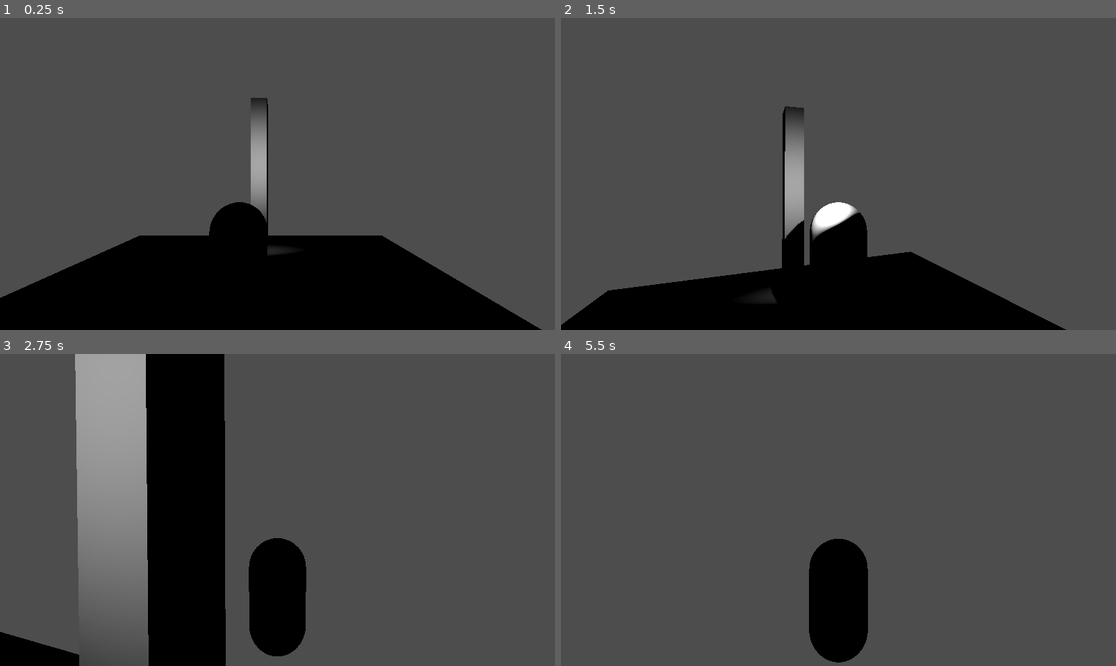
Above: before the commit, frames 1-4 (two rows, left to right).
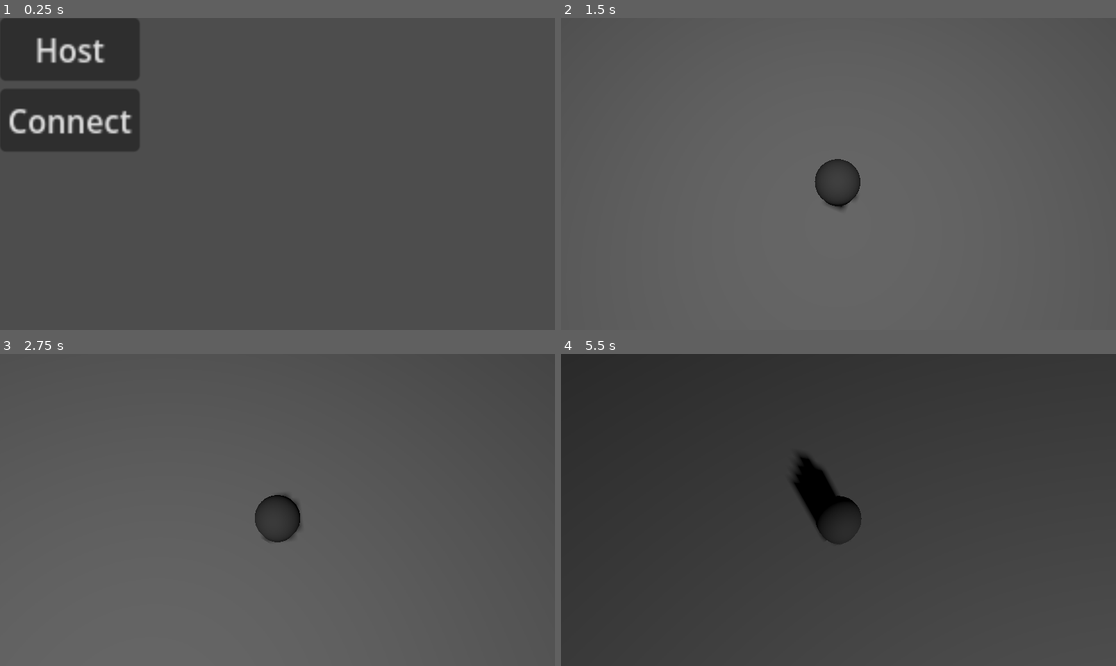
Above: after the commit, the same moments.

Repository: Nirleka-Studio/asymptote-godot
Game: Godot game, scene res://scenes/startup.tscn
Two runs of this game, one before a commit and one after it. Both use one fixed random seed, a clock stepped at 60 frames per second and the inputs below. Before the commit the project starts from res://scenes/test_movement.tscn.
Inputs (mouse positions are in pixels of both pictures, inside the frame that each line leads up to):
- Up to frame 1 (0.25 s): no input
- Up to frame 2 (1.5 s): click (633, 49) at 0.5 s, where only the run after the commit has a clickable "Host"; move the mouse to (866, 174) at 1.27 s; hold W (move_forward) from 1.28 s (still down); tap Space (jump) at 1.35 s
- Up to frame 3 (2.75 s): keep holding W (move_forward); tap Space (jump) at 1.52, 1.82, 2.27, 2.3, 2.57 s; move the mouse to (249, 510) at 2.02 s; right-click (249, 510) at 2.1 s
- Up to frame 4 (5.5 s): keep holding W (move_forward); move the mouse to (849, 503) at 2.77 s; tap Space (jump) at 2.85, 3.77, 3.8, 4.07, 4.35, 4.52, 4.82, 5.27, 5.3 s; move the mouse to (832, 516) at 3.52 s; right-click (832, 516) at 3.6 s; move the mouse to (877, 513) at 4.27 s; tap Escape (ui_cancel) at 4.9 s; move the mouse to (794, 506) at 5.02 s; right-click (794, 506) at 5.1 s

The runs differ from the first frame. In frame 1, 34% of the frame differs, in the area x 0-98%, y 0-100%; in frame 2, 19%; in frame 3, 28%; in frame 4, 24%.

Commit message:
feat(character & network)!: basic multiplayer movement

Diff:
--- a/project.godot
+++ b/project.godot
@@ -11,9 +11,14 @@
 [application]
 
 config/name="Asymptote"
-run/main_scene="uid://dv7si4xm31dvm"
+run/main_scene="uid://cqu4kcufgsl0d"
 config/features=PackedStringArray("4.6", "Forward Plus")
 config/icon="res://icon.svg"
+
+[display]
+
+window/size/viewport_width=1920
+window/size/viewport_height=1080
 
 [input]
 
--- /dev/null
+++ b/scenes/level.tscn
@@ -0,0 +1,38 @@
+[gd_scene format=3 uid="uid://cyhae2muwf70a"]
+
+[ext_resource type="Script" uid="uid://dpwpxnlca0a6l" path="res://src/server/level/Level.gd" id="1_2q6dc"]
+
+[sub_resource type="StandardMaterial3D" id="StandardMaterial3D_2q6dc"]
+
+[sub_resource type="BoxMesh" id="BoxMesh_w7c3h"]
+
+[sub_resource type="BoxShape3D" id="BoxShape3D_2q6dc"]
+
+[node name="World" type="Node3D" unique_id=1099873012]
+script = ExtResource("1_2q6dc")
+
+[node name="Players" type="Node3D" parent="." unique_id=378380871]
+
+[node name="PlayerSpawner" type="MultiplayerSpawner" parent="." unique_id=969502010]
+_spawnable_scenes = PackedStringArray("uid://vuhh772oec5y")
+spawn_path = NodePath("../Players")
+spawn_limit = 4
+
+[node name="Map" type="Node3D" parent="." unique_id=1268467694]
+
+[node name="MeshInstance3D" type="MeshInstance3D" parent="Map" unique_id=1912425699]
+transform = Transform3D(50, 0, 0, 0, 1, 0, 0, 0, 50, 0, 0, 0)
+material_override = SubResource("StandardMaterial3D_2q6dc")
+mesh = SubResource("BoxMesh_w7c3h")
+
+[node name="StaticBody3D" type="StaticBody3D" parent="Map/MeshInstance3D" unique_id=2100479162]
+
+[node name="CollisionShape3D" type="CollisionShape3D" parent="Map/MeshInstance3D/StaticBody3D" unique_id=139099991]
+shape = SubResource("BoxShape3D_2q6dc")
+
+[node name="OmniLight3D" type="OmniLight3D" parent="Map" unique_id=2065141232]
+transform = Transform3D(1, 0, 0, 0, 1, 0, 0, 0, 1, 0, 15.170975, 0)
+light_energy = 1.942
+light_size = 0.098
+shadow_enabled = true
+omni_range = 55.8
--- a/scenes/player.tscn
+++ b/scenes/player.tscn
@@ -7,8 +7,23 @@
 
 [sub_resource type="CapsuleMesh" id="CapsuleMesh_3vyb7"]
 
-[node name="CharacterBody3D" type="CharacterBody3D" unique_id=1231463351]
+[sub_resource type="SceneReplicationConfig" id="SceneReplicationConfig_g2els"]
+properties/0/path = NodePath(".:position")
+properties/0/spawn = true
+properties/0/replication_mode = 2
+properties/1/path = NodePath(".:velocity")
+properties/1/spawn = true
+properties/1/replication_mode = 2
+properties/2/path = NodePath(".:player")
+properties/2/spawn = true
+properties/2/replication_mode = 0
+
+[sub_resource type="SceneReplicationConfig" id="SceneReplicationConfig_qhqgy"]
+
+[node name="Player" type="CharacterBody3D" unique_id=1231463351]
 script = ExtResource("1_3vyb7")
+jumping = null
+player = null
 
 [node name="CollisionShape3D" type="CollisionShape3D" parent="." unique_id=749973906]
 shape = SubResource("CapsuleShape3D_sh265")
@@ -22,3 +37,10 @@
 distance = 4.0
 
 [node name="Camera3D" type="Camera3D" parent="CameraPivot" unique_id=152193574]
+
+[node name="ServerSynchronizer" type="MultiplayerSynchronizer" parent="." unique_id=368245620]
+replication_config = SubResource("SceneReplicationConfig_g2els")
+
+[node name="PlayerInput" type="MultiplayerSynchronizer" parent="." unique_id=1963860517]
+root_path = NodePath(".")
+replication_config = SubResource("SceneReplicationConfig_qhqgy")
--- /dev/null
+++ b/scenes/startup.tscn
@@ -0,0 +1,39 @@
+[gd_scene format=3 uid="uid://cqu4kcufgsl0d"]
+
+[ext_resource type="Script" uid="uid://dj05h3oxextel" path="res://src/client/Startup.gd" id="1_t87yh"]
+[ext_resource type="Script" uid="uid://d02cf4qqdn2vn" path="res://src/client/ui/EscapeMenu.gd" id="2_tpfpu"]
+
+[node name="Startup" type="Node" unique_id=1580243688]
+script = ExtResource("1_t87yh")
+
+[node name="EscapeMenu" type="Node" parent="." unique_id=702721892]
+script = ExtResource("2_tpfpu")
+
+[node name="LevelSpawner" type="MultiplayerSpawner" parent="." unique_id=2014141025]
+_spawnable_scenes = PackedStringArray("uid://cyhae2muwf70a")
+spawn_path = NodePath("..")
+spawn_limit = 1
+
+[node name="UI" type="Control" parent="." unique_id=128879199]
+layout_mode = 3
+anchors_preset = 0
+offset_right = 40.0
+offset_bottom = 40.0
+
+[node name="VBoxContainer" type="VBoxContainer" parent="UI" unique_id=780333019]
+layout_mode = 0
+offset_right = 40.0
+offset_bottom = 40.0
+scale = Vector2(6.715235, 7.0047736)
+
+[node name="ButtonHost" type="Button" parent="UI/VBoxContainer" unique_id=844509998]
+layout_mode = 2
+text = "Host"
+
+[node name="ButtonConnect" type="Button" parent="UI/VBoxContainer" unique_id=411356378]
+layout_mode = 2
+text = "Connect
+"
+
+[connection signal="pressed" from="UI/VBoxContainer/ButtonHost" to="." method="_on_host_pressed"]
+[connection signal="pressed" from="UI/VBoxContainer/ButtonConnect" to="." method="_on_client_pressed"]
--- a/scenes/test_movement.tscn
+++ /dev/null
@@ -1,39 +0,0 @@
-[gd_scene format=3 uid="uid://dv7si4xm31dvm"]
-
-[ext_resource type="PackedScene" uid="uid://vuhh772oec5y" path="res://scenes/player.tscn" id="1_bftkb"]
-
-[sub_resource type="BoxShape3D" id="BoxShape3D_27mbn"]
-
-[sub_resource type="BoxMesh" id="BoxMesh_6wnlg"]
-
-[sub_resource type="PhysicsMaterial" id="PhysicsMaterial_bftkb"]
-
-[node name="TestMovement" type="Node3D" unique_id=569995074]
-
-[node name="StaticBody3D" type="StaticBody3D" parent="." unique_id=1877915699]
-transform = Transform3D(9.840568, 0, 0, 0, 0.2677173, 0, 0, 0, 10.18857, 0, -1.292201, 0)
-
-[node name="CollisionShape3D" type="CollisionShape3D" parent="StaticBody3D" unique_id=499615137]
-shape = SubResource("BoxShape3D_27mbn")
-
-[node name="MeshInstance3D" type="MeshInstance3D" parent="StaticBody3D" unique_id=1059187696]
-mesh = SubResource("BoxMesh_6wnlg")
-
-[node name="StaticBody3D2" type="StaticBody3D" parent="." unique_id=1188630889]
-transform = Transform3D(0.5886048, 0, 0, 0, 10.799348, 0, 0, 0, 0.85952747, 0, -1.292201, -4.58204)
-physics_material_override = SubResource("PhysicsMaterial_bftkb")
-
-[node name="CollisionShape3D" type="CollisionShape3D" parent="StaticBody3D2" unique_id=579961989]
-shape = SubResource("BoxShape3D_27mbn")
-
-[node name="MeshInstance3D" type="MeshInstance3D" parent="StaticBody3D2" unique_id=1003681776]
-mesh = SubResource("BoxMesh_6wnlg")
-
-[node name="CharacterBody3D" parent="." unique_id=1231463351 instance=ExtResource("1_bftkb")]
-
-[node name="SpotLight3D" type="SpotLight3D" parent="." unique_id=51888932]
-transform = Transform3D(1, 0, 0, 0, 1, 0, 0, 0, 1, 0, 1.6920831, 0)
-light_energy = 15.97
-light_specular = 0.896
-shadow_enabled = true
-distance_fade_enabled = true
--- /dev/null
+++ b/src/client/Startup.gd
@@ -0,0 +1,36 @@
+extends Node
+const PORT = 8080
+
+# Called when the node enters the scene tree for the first time.
+func _ready():
+	pass # Replace with function body.
+
+func _on_host_pressed():
+	print("host pressed")
+	var peer = ENetMultiplayerPeer.new()
+	peer.create_server(PORT)
+	multiplayer.multiplayer_peer = peer
+	start_game()
+
+func start_game():
+	$UI.hide()
+	if multiplayer.is_server():
+		# The MultiplayerSpawner will now handle the replication
+		# simply by adding this to the tree
+		var level = load("res://scenes/level.tscn").instantiate()
+		add_child(level)
+
+func change_level(scene: PackedScene):
+	var level = $Level
+	for c in level.get_children():
+		level.remove_child(c)
+		c.queue_free()
+		level.add_child(scene.instantiate())
+
+func _on_client_pressed():
+	print("client pressed")
+	var ip = "127.0.0.1"
+	var peer = ENetMultiplayerPeer.new()
+	peer.create_client(ip, PORT)
+	multiplayer.multiplayer_peer = peer
+	start_game()
--- a/src/client/character/CameraController.gd
+++ b/src/client/character/CameraController.gd
@@ -17,7 +17,7 @@
 @export var fov_lerp_speed: float = 0.1
 
 @onready var camera: Camera3D = $Camera3D
-@onready var player: CharacterBody3D = get_parent()
+@onready var player: CharacterController = get_parent()
 
 var zoom_state: float = 1.0  # 0 = First Person, 1 = Third Person
 var current_zoom: float = 1.0
@@ -43,6 +43,12 @@
 var camera_offsets: Dictionary = {}
 
 func _ready() -> void:
+	var is_mine = get_multiplayer_authority() == multiplayer.get_unique_id()
+	set_process(is_mine)
+
+	var cam = find_child("Camera3D", true, false)
+	if cam:
+		cam.current = is_mine
 	Input.mouse_mode = Input.MOUSE_MODE_CAPTURED
 	camera.fov = default_fov
 	target_fov = default_fov
--- a/src/client/character/CharacterController.gd
+++ b/src/client/character/CharacterController.gd
@@ -7,9 +7,29 @@
 const COYOTE_TIME_LIMIT := 0.15 # Seconds
 const JUMP_VELOCITY_MIN := 0.6  # For short hops
 
+@export var jumping := false
+@export var player := 1:
+	set(id):
+		player = id
+
 @onready var camera_pivot: CameraController = $CameraPivot
 
+func _enter_tree():
+	var peer_id = name.to_int()
+	set_multiplayer_authority(peer_id)
+
+	for child in get_children():
+		if child is MultiplayerSynchronizer:
+			child.set_multiplayer_authority(peer_id)
+
+func _ready() -> void:
+	var is_mine = get_multiplayer_authority() == multiplayer.get_unique_id()
+	set_process(is_mine)
+
 func _physics_process(delta: float) -> void:
+	if not is_multiplayer_authority():
+		return
+
 	if is_on_floor():
 		coyote_timer = COYOTE_TIME_LIMIT
 	else:
@@ -20,6 +40,7 @@
 
 	if Input.is_action_just_pressed("jump") and coyote_timer > 0:
 		velocity.y = JUMP_VELOCITY
+		jump.rpc()
 		coyote_timer = 0 # Prevent double jumping
 
 	# variable Jump Height: if player releases jump button while still going up
@@ -27,7 +48,6 @@
 		velocity.y = JUMP_VELOCITY_MIN
 
 	var input_dir := Input.get_vector("move_left", "move_right", "move_forward", "move_back")
-
 	# calculate direction relative to Camera Rotation instead of Character self-transform
 	var camera_basis: Basis = camera_pivot.global_transform.basis
 	var forward := Vector3(camera_basis.z.x, 0, camera_basis.z.z).normalized()
@@ -54,3 +74,7 @@
 		rotation.y = camera_y_rot
 
 	move_and_slide()
+
+@rpc("call_local")
+func jump():
+	jumping = true
--- /dev/null
+++ b/src/client/input/PlayerInput.gd
@@ -0,0 +1,11 @@
+extends Node
+
+
+# Called when the node enters the scene tree for the first time.
+func _ready() -> void:
+	pass # Replace with function body.
+
+
+# Called every frame. 'delta' is the elapsed time since the previous frame.
+func _process(delta: float) -> void:
+	pass
--- /dev/null
+++ b/src/client/ui/EscapeMenu.gd
@@ -0,0 +1,13 @@
+extends Node
+
+func _unhandled_input(event: InputEvent) -> void:
+	if event.is_action_pressed("ui_cancel"): # "ui_cancel" is usually mapped to Escape
+		if Input.mouse_mode == Input.MOUSE_MODE_CAPTURED:
+			Input.mouse_mode = Input.MOUSE_MODE_VISIBLE
+			# well keep this for now
+			# $CanvasLayer/PauseMenu.show()
+			# get_tree().paused = true
+		else:
+			Input.mouse_mode = Input.MOUSE_MODE_CAPTURED
+			# $CanvasLayer/PauseMenu.hide()
+			# get_tree().paused = false
--- /dev/null
+++ b/src/server/level/Level.gd
@@ -0,0 +1,38 @@
+extends Node3D
+
+func _ready() -> void:
+	if not multiplayer.is_server():
+		return
+
+	multiplayer.peer_connected.connect(add_player)
+	multiplayer.peer_disconnected.connect(remove_player)
+
+
+	for id in multiplayer.get_peers():
+		add_player(id)
+
+	if not OS.has_feature("dedicated_server"):
+		add_player(1)
+
+func add_player(id: int):
+	print("adding player:" + str(id))
+
+	var character = preload("res://scenes/player.tscn").instantiate()
+	character.player = id
+	character.name = str(id)
+
+	$Players.add_child(character, true)
+
+func remove_player(id: int):
+	print("removing player:" + str(id))
+	if not $Players.has_node(str(id)):
+		return
+
+	$Players.get_node(str(id)).queue_free()
+
+func _exit_tree() -> void:
+	if not multiplayer.is_server():
+		return
+
+	multiplayer.peer_connected.disconnect(add_player)
+	multiplayer.peer_disconnected.disconnect(remove_player)
Not shown, added: src/client/Startup.gd.uid
Not shown, added: src/client/input/PlayerInput.gd.uid
Not shown, added: src/client/ui/EscapeMenu.gd.uid
Not shown, added: src/server/level/Level.gd.uid
